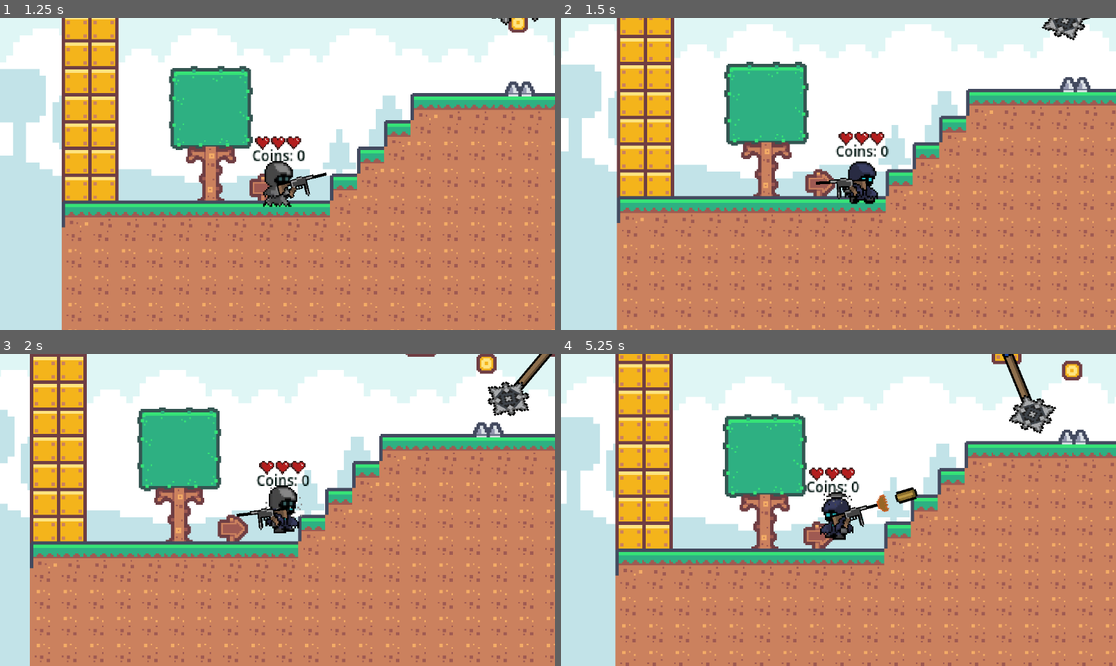
Above: before the commit, frames 1-4 (two rows, left to right).
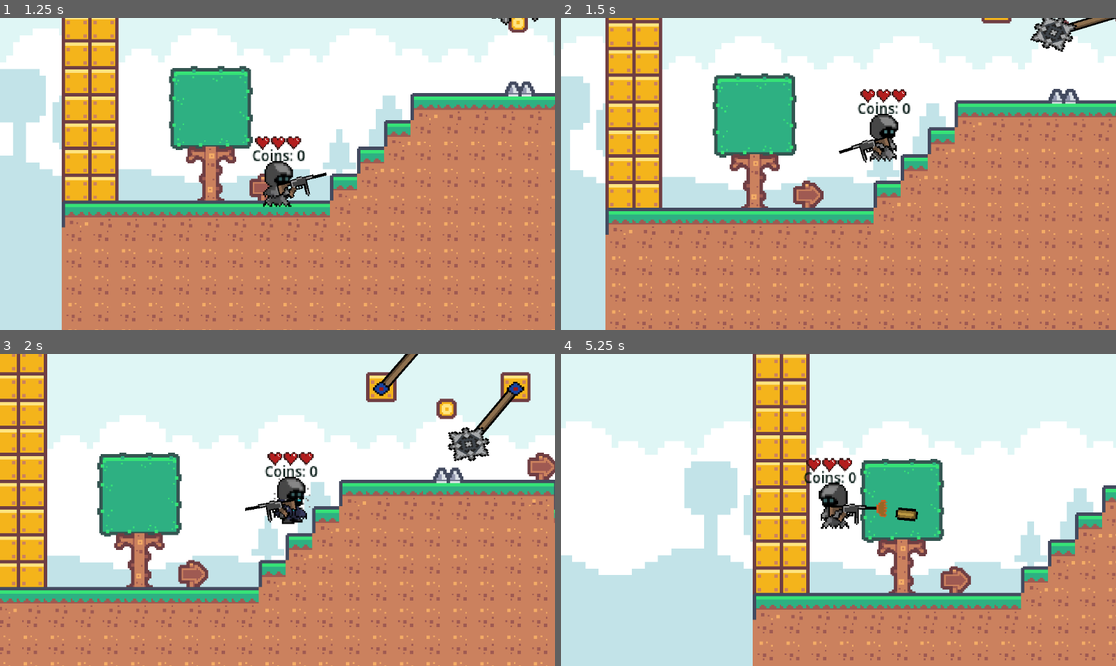
Above: after the commit, the same moments.

Repository: Mark-0909/Echo-Soul-Saver
Game: Godot game, scene res://main.tscn
Two runs of this game, one before a commit and one after it. Both use one fixed random seed, a clock stepped at 60 frames per second and the inputs below.
Inputs (mouse positions are in pixels of both pictures, inside the frame that each line leads up to):
- Up to frame 1 (1.25 s): move the mouse to (399, 158) at 0.52 s; hold Right (right) from 0.53 s (still down); tap E (transform) at 0.6 s; tap Space (jump) at 0.77, 0.8, 1.07 s
- Up to frame 2 (1.5 s): keep holding Right (right); move the mouse to (727, 189) at 1.27 s; tap Space (jump) at 1.35 s
- Up to frame 3 (2 s): keep holding Right (right); tap Space (jump) at 1.52, 1.82 s; tap E (transform) at 1.55 s
- Up to frame 4 (5.25 s): move the mouse to (894, 441) at 2.02 s; release Right (right) at 2.03 s; hold A (left) 2.03-2.78 s; click (894, 441) at 2.1 s; tap Space (jump) at 2.3, 3.02, 3.32, 3.77, 3.8, 4.07, 4.35, 4.52, 4.82 s; move the mouse to (810, 572) at 2.77 s; hold Right (right) 2.78-4.28 s; tap E (transform) at 2.85, 3.6, 4.55 s; move the mouse to (1005, 556) at 3.52 s; move the mouse to (672, 463) at 4.27 s; hold A (left) 4.28-5.03 s; move the mouse to (866, 510) at 5.02 s; hold Right (right) from 5.03 s (still down); click (866, 510) at 5.1 s

Frame 1 is identical in both runs. In frame 2, 33% of the frame differs, in the area x 0-100%, y 0-100%; in frame 3, 54%; in frame 4, 68%.

Commit message:
transform done

Diff:
--- a/script/player.gd
+++ b/script/player.gd
@@ -25,11 +25,22 @@
 
 	if is_on_floor():
 		if velocity.x == 0:
-			$AnimatedSprite2D.play("idle")
+			if is_ghost:
+				$AnimatedSprite2D.play("ghostidle")
+			else:
+				$AnimatedSprite2D.play("idle")
 		elif velocity.x != 0:
-			$AnimatedSprite2D.play("walk")
+
+			if is_ghost:
+				$AnimatedSprite2D.play("ghostidle")
+			else:
+				$AnimatedSprite2D.play("walk")
 	else:
-		$AnimatedSprite2D.play("jump")
+		if is_ghost:
+			$AnimatedSprite2D.play("ghostidle")
+		else:
+			$AnimatedSprite2D.play("jump")
+
 
 	var mouse_x = get_global_mouse_position().x
 	var player_x = global_position.x
@@ -58,13 +69,13 @@
 	if not is_ghost:
 		# Transform into ghost
 		$AnimatedSprite2D.play("transform")
-		await get_tree().create_timer(.8).timeout
+		await get_tree().create_timer(.7).timeout
 		$AnimatedSprite2D.play("ghostidle")
 		is_ghost = true
 	else:
 		# Transform back to normal
 		$AnimatedSprite2D.play("untransform")  # <- Create this anim if needed
-		await get_tree().create_timer(.8).timeout
+		await get_tree().create_timer(.7).timeout
 		$AnimatedSprite2D.play("idle")
 		is_ghost = false
 
